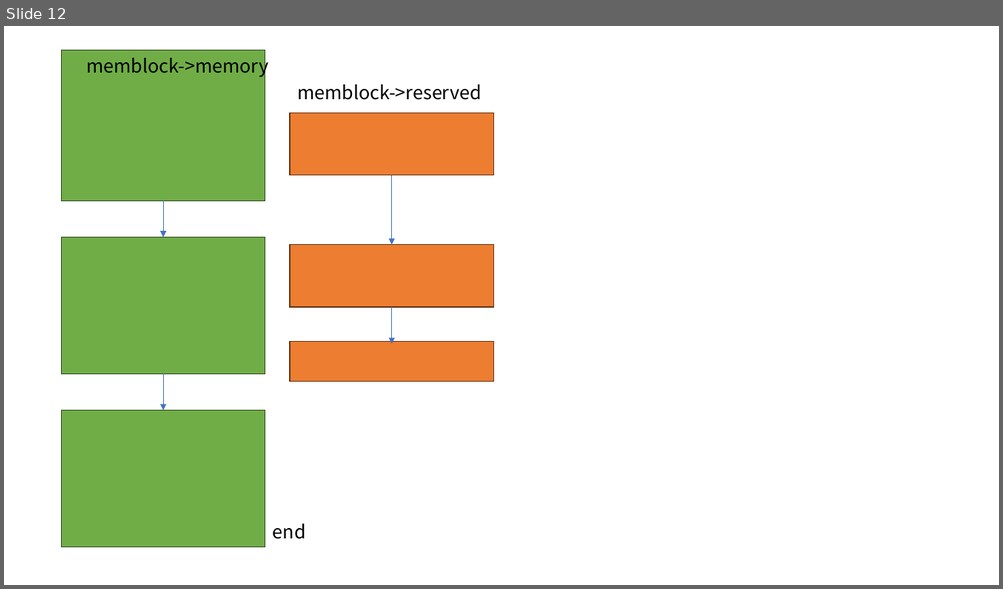
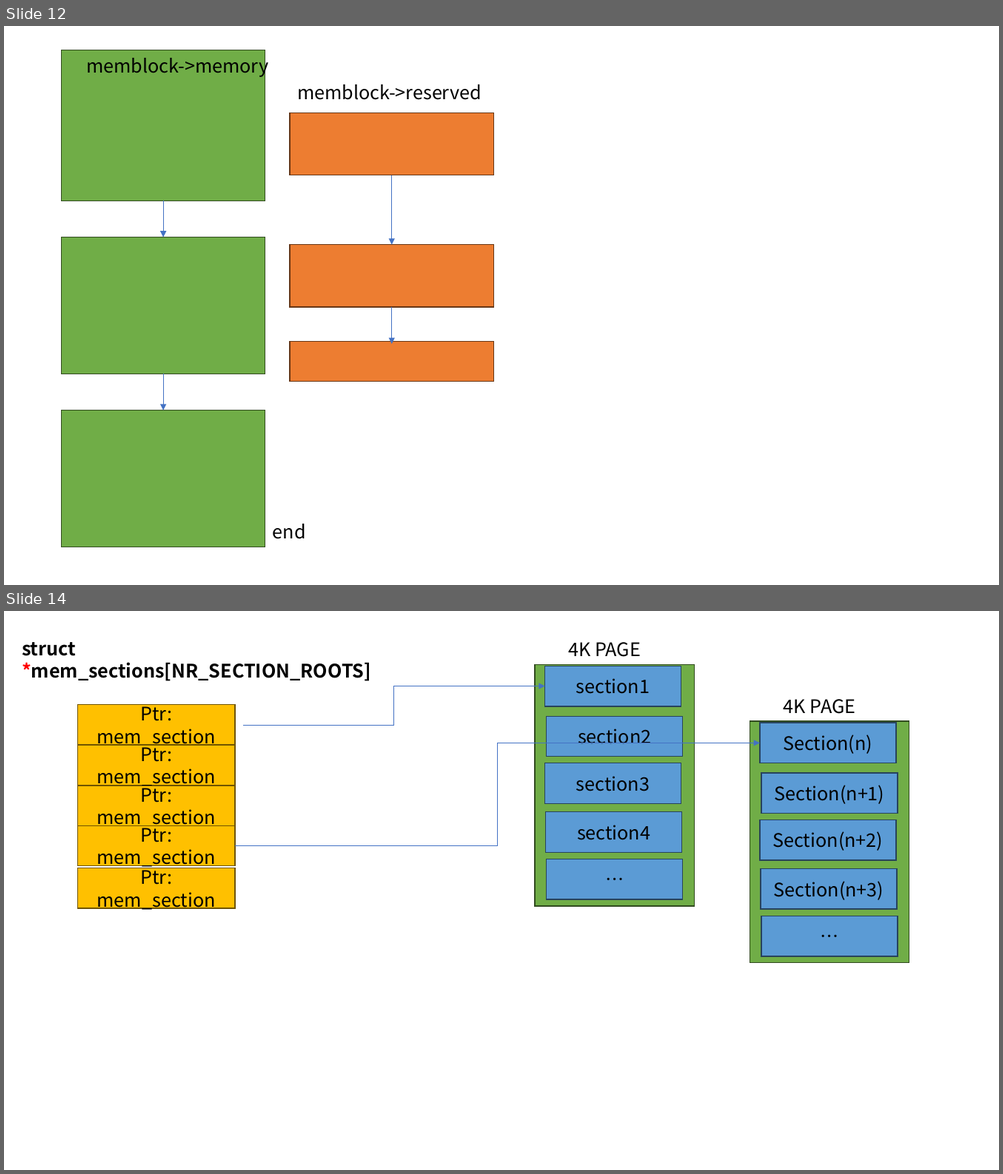
Before and after one commit to guoweikang/Linux-book, a slide deck: docs/debug/ppt/ftrace.pptx. Shown one above the other, each under a label of ours: slide 12 before the commit, slides 12 and 14 after it; the slides between them are not shown. The pictures are 1003x589 and 1003x1174 pixels, drawn with LibreOffice and Linux fonts; fonts in the diff are those of the drawing. Boxes give left, top, right and bottom in pixels: in the first picture for what was removed or moved away, otherwise in the second. Text is boxed around its words. In the diff, an @@ line names an element or a change of style, - is before the commit and + after.

```diff
--- a/docs/debug/ppt/ftrace.pptx
+++ b/docs/debug/ppt/ftrace.pptx
@@ slide 14 added at [4,611,999,1170], background #FFFFFF @@
@@ text added at [22,642,371,681], 18 pt, text #000000, bold @@
+struct *mem_sections[NR_SECTION_ROOTS]
@@ text added at [568,642,640,657], 18 pt, text #000000 @@
+4K PAGE
@@ rectangle added at [535,665,694,906], fill #70AD47, outline #314C1F 1 pt @@
@@ rectangle added at [545,667,681,706], fill #5B9BD5, outline #28445D 1 pt, 18 pt, text #000000 @@
+section1
@@ elbow arrow added from (243, 725) to (545, 686), #4472C4 0.5 pt @@
@@ text added at [783,699,855,714], 18 pt, text #000000 @@
+4K PAGE
@@ rectangle added at [78,705,236,745], fill #FFC000, outline #705400 1 pt, 18 pt, text #000000 @@
+Ptr: mem_section
@@ rectangle added at [546,716,683,757], fill #5B9BD5, outline #28445D 1 pt, 18 pt, text #000000 @@
+section2
@@ rectangle added at [749,721,909,963], fill #70AD47, outline #314C1F 1 pt @@
@@ elbow arrow added from (236, 846) to (760, 743), #4472C4 0.5 pt @@
@@ rectangle added at [760,723,896,763], fill #5B9BD5, outline #28445D 1 pt, 18 pt, text #000000 @@
+Section(n)
@@ rectangle added at [78,745,236,786], fill #FFC000, outline #705400 1 pt, 18 pt, text #000000 @@
+Ptr: mem_section
@@ rectangle added at [545,763,681,803], fill #5B9BD5, outline #28445D 1 pt, 18 pt, text #000000 @@
+section3
@@ rectangle added at [78,786,236,826], fill #FFC000, outline #705400 1 pt, 18 pt, text #000000 @@
+Ptr: mem_section
@@ rectangle added at [761,773,898,813], fill #5B9BD5, outline #28445D 1 pt, 18 pt, text #000000 @@
+Section(n+1)
@@ rectangle added at [78,826,236,866], fill #FFC000, outline #705400 1 pt, 18 pt, text #000000 @@
+Ptr: mem_section
@@ rectangle added at [546,812,683,853], fill #5B9BD5, outline #28445D 1 pt, 18 pt, text #000000 @@
+section4
@@ rectangle added at [760,820,896,860], fill #5B9BD5, outline #28445D 1 pt, 18 pt, text #000000 @@
+Section(n+2)
@@ rectangle added at [78,869,236,908], fill #FFC000, outline #705400 1 pt, 18 pt, text #000000 @@
+Ptr: mem_section
@@ rectangle added at [546,860,683,900], fill #5B9BD5, outline #28445D 1 pt, 18 pt, text #000000 @@
+…
@@ rectangle added at [760,869,897,909], fill #5B9BD5, outline #28445D 1 pt, 18 pt, text #000000 @@
+Section(n+3)
@@ rectangle added at [761,916,898,957], fill #5B9BD5, outline #28445D 1 pt, 18 pt, text #000000 @@
+…
```
Also in this commit, not shown: 14 other slides added, 12 other files.
